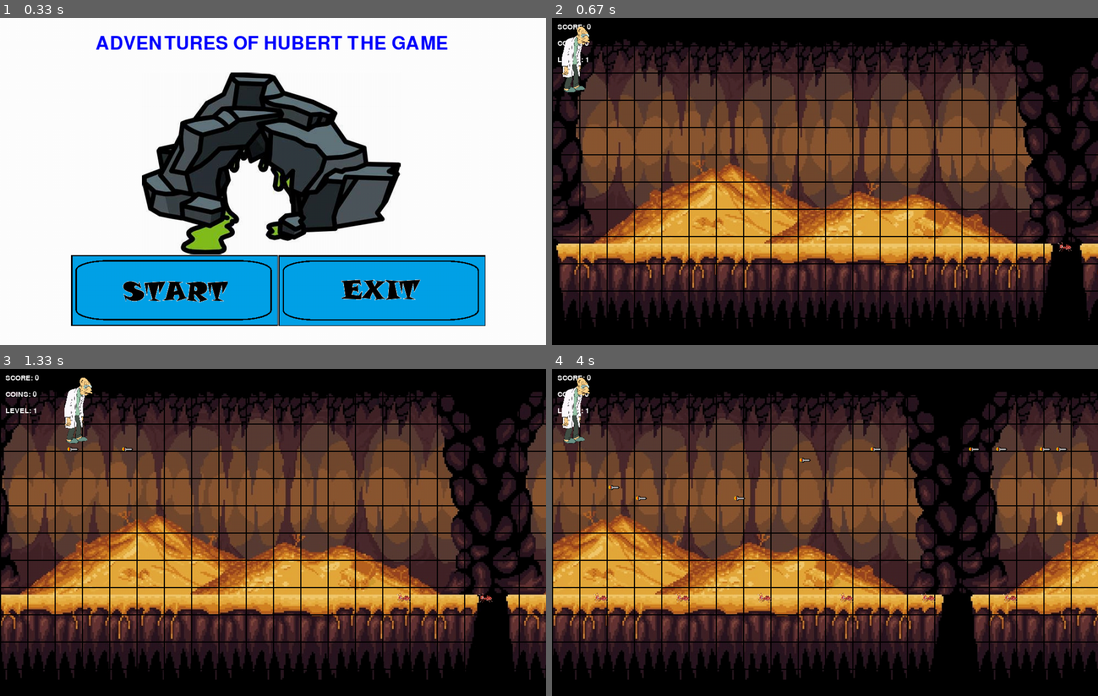
Above: before the commit, frames 1-4 (two rows, left to right).
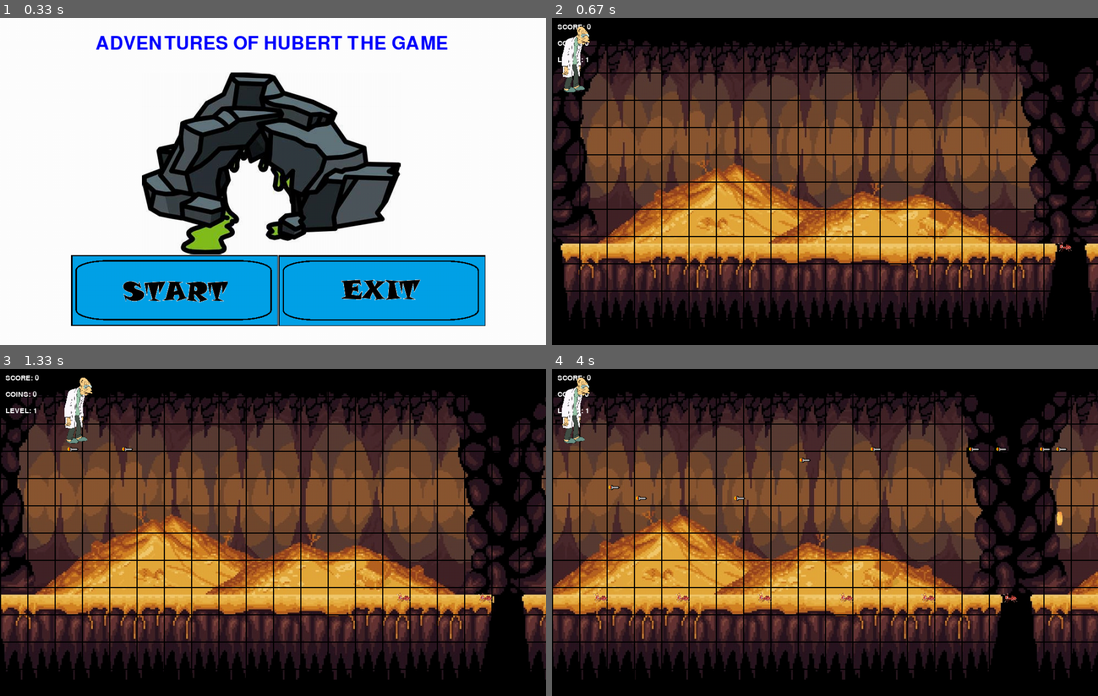
Above: after the commit, the same moments.

Repository: KaneRicketts/HIT-137-Assignment-03
Game: pygame game, started from Pygame game including start, game, and end loops.py
The game is run twice, just before and just after one commit, with the same random seed, the same clock (stepped at 60 frames per second) and the same inputs.
Inputs (mouse positions are in pixels of both pictures, inside the frame that each line leads up to):
- Up to frame 1 (0.33 s): no input
- Up to frame 2 (0.67 s): press the mouse at (726, 289) at 0.37 s; move the mouse to (764, 191) at 0.47 s; release the mouse at (803, 93) at 0.6 s
- Up to frame 3 (1.33 s): tap Space at 0.67, 1.07 s; hold Right from 1 s (still down)
- Up to frame 4 (4 s): tap Space at 1.37, 1.57, 1.9, 2.2, 2.4, 2.7, 2.97, 3.3, 3.6, 3.73 s; release Right at 1.47 s; hold Up 1.5-1.8 s; hold Right 1.83-2.3 s; hold Left 2.33-2.87 s; hold Down 2.9-3.2 s; hold Left 3.23-3.63 s; hold Up from 3.67 s (still down)

Frame 1 is identical in both runs. In frame 2, 23% of the frame differs, in the area x 0-100%, y 6-95%; in frame 3, 30%; in frame 4, 41%.

Commit message:
Boss Update level

Diff:
--- a/Pygame game including start, game, and end loops.py
+++ b/Pygame game including start, game, and end loops.py
@@ -4,13 +4,13 @@
 import random
 import time
 
-pygame.init()       # This initialises all the imported pygame modules.
+pygame.init()       # This initializes all the imported pygame modules.
 
 # To ensure we can replay the game, we insert everything into a function.
 # When RESTART is clicked, we just call the function.
 
 def play():
-    # Initialising colour variables for common colours.
+    # Initializing color variables for common colors.
 
     RED   = (255, 0, 0)
     PINK = (255, 20, 147)
@@ -33,15 +33,14 @@
     screen_width = 1000
     screen_height = 600
     window = pygame.display.set_mode((screen_width, screen_height))
-
     # Setting a caption name.
     pygame.display.set_caption("The Adventures of Hubert")
 
-    # Initialising fonts for text.
+    # Initializing fonts for text.
     font = pygame.font.SysFont("8514oem", 20)
     font_large = pygame.font.SysFont("8514oem", 50)
 
-    # Initialise other variables.
+    # Initialize other variables.
     # Setting up a clock (FPS)
     clock = pygame.time.Clock()     # The function to use our variable to set FPS.
     frames_per_sec = 60        # The FPS we want the game to run at.
@@ -51,7 +50,7 @@
     coin_score = 0          # To keep score of collected coins
     current_level = 1       # To keep track of the current level
 
-    # Initialising Images
+    # Initializing Images
     # Button images
     start_button_img = pygame.image.load("START.png").convert_alpha()
     exit_button_img = pygame.image.load("EXIT.png").convert_alpha()
@@ -72,8 +71,6 @@
     level2_background_image = pygame.image.load(r'C:\Users\kaner\Documents\GitHub\HIT-137-Assignment-03\large-deserted-cave-with-carved-entrance_1311536-6268.jpg').convert_alpha()
     level2_background_image = pygame.transform.scale(level2_background_image, (screen_width, screen_height))
 
-
-
     # Game-Over Background
     end_background_image = pygame.image.load("spiders.jpg").convert_alpha()
     end_rect = end_background_image.get_rect()
@@ -81,7 +78,6 @@
     bye_img = font_large.render("See you next time", True, PURPLE)
     game_over_image = font_large.render("...GAME OVER...", True, BLUE)
     game_start_image = font_large.render("ADVENTURES OF HUBERT THE GAME", True, BLUE)
-
 
     # Load coin animation
     coin_scale = 0.4  # make the coin smaller or larger
@@ -106,6 +102,38 @@
         pygame.transform.scale(pygame.image.load(r'C:\Users\kaner\Documents\GitHub\HIT-137-Assignment-03\bat_7.png'), (int(100*bat_scale), int(50*bat_scale))),
         pygame.transform.scale(pygame.image.load(r'C:\Users\kaner\Documents\GitHub\HIT-137-Assignment-03\bat_8.png'), (int(100*bat_scale), int(50*bat_scale)))
     ]
+
+ # Boss Spider Images
+
+    # Spider Down images
+    spider_down_images = [
+        pygame.image.load(r'C:\Users\kaner\Documents\GitHub\HIT-137-Assignment-03\Spider_Down_1.png').convert_alpha(),
+        pygame.image.load(r'C:\Users\kaner\Documents\GitHub\HIT-137-Assignment-03\Spider_Down_2.png').convert_alpha(),
+        pygame.image.load(r'C:\Users\kaner\Documents\GitHub\HIT-137-Assignment-03\Spider_Down_3.png').convert_alpha(),
+        pygame.image.load(r'C:\Users\kaner\Documents\GitHub\HIT-137-Assignment-03\Spider_Down_4.png').convert_alpha(),
+        pygame.image.load(r'C:\Users\kaner\Documents\GitHub\HIT-137-Assignment-03\Spider_Down_5.png').convert_alpha(),
+        pygame.image.load(r'C:\Users\kaner\Documents\GitHub\HIT-137-Assignment-03\Spider_Down_6.png').convert_alpha(),
+    ]
+
+    # Spider Left images
+    spider_left_images = [
+        pygame.image.load(r'C:\Users\kaner\Documents\GitHub\HIT-137-Assignment-03\Spider_Left_1.png').convert_alpha(),
+        pygame.image.load(r'C:\Users\kaner\Documents\GitHub\HIT-137-Assignment-03\Spider_Left_2.png').convert_alpha(),
+        pygame.image.load(r'C:\Users\kaner\Documents\GitHub\HIT-137-Assignment-03\Spider_Left_3.png').convert_alpha(),
+        pygame.image.load(r'C:\Users\kaner\Documents\GitHub\HIT-137-Assignment-03\Spider_Left_4.png').convert_alpha(),
+        pygame.image.load(r'C:\Users\kaner\Documents\GitHub\HIT-137-Assignment-03\Spider_Left_5.png').convert_alpha(),
+        pygame.image.load(r'C:\Users\kaner\Documents\GitHub\HIT-137-Assignment-03\Spider_Left_6.png').convert_alpha(),
+    ]
+
+    # Boss shooting images
+    boss_shoot_images = [
+        pygame.image.load(r'C:\Users\kaner\Documents\GitHub\HIT-137-Assignment-03\Bossshoot1.png').convert_alpha(),
+        pygame.image.load(r'C:\Users\kaner\Documents\GitHub\HIT-137-Assignment-03\Bossshoot2.png').convert_alpha(),
+        pygame.image.load(r'C:\Users\kaner\Documents\GitHub\HIT-137-Assignment-03\Bossshoot3.png').convert_alpha(),
+        pygame.image.load(r'C:\Users\kaner\Documents\GitHub\HIT-137-Assignment-03\Bossshoot4.png').convert_alpha(),
+    ]
+
+
 
     # Drawing a grid on window for later.
     grid_size = 50     # Tile size for 'square' grid overlay.
@@ -170,12 +198,12 @@
     class Player(pygame.sprite.Sprite):
         def __init__(self, health, scale):
             super(Player, self).__init__()
-            self.surf = pygame.image.load("hubert.png").convert_alpha()
-            self.surf.set_colorkey(WHITE)
-            width = self.surf.get_width()
-            height = self.surf.get_height()
-            self.surf = pygame.transform.scale(self.surf, ((int(width * scale)), (int(height * scale))))
-            self.rect = self.surf.get_rect()
+            self.image = pygame.image.load("hubert.png").convert_alpha()
+            self.image.set_colorkey(WHITE)
+            width = self.image.get_width()
+            height = self.image.get_height()
+            self.image = pygame.transform.scale(self.image, ((int(width * scale)), (int(height * scale))))
+            self.rect = self.image.get_rect()
             self.missiles = []
             self.health = health
 
@@ -226,9 +254,9 @@
             super(Enemy, self).__init__()
             width = image.get_width()
             height = image.get_height()
-            self.surf = pygame.transform.scale(image, ((int(width * scale)), (int(height * scale))))
-            self.surf.set_colorkey(WHITE)
-            self.rect = self.surf.get_rect()
+            self.image = pygame.transform.scale(image, ((int(width * scale)), (int(height * scale))))
+            self.image.set_colorkey(WHITE)
+            self.rect = self.image.get_rect()
             self.rect.center = (x, y)
             self.speed = speed
 
@@ -244,9 +272,9 @@
             missile_img_copy = missile_img.copy()
             # pygame.transform.flip() will flip the image
             missile_img_with_flip = pygame.transform.flip(missile_img_copy, True, False)
-            self.surf = missile_img_with_flip.convert_alpha()
-            self.surf.set_colorkey(WHITE)
-            self.rect = self.surf.get_rect(center = (x, y))
+            self.image = missile_img_with_flip.convert_alpha()
+            self.image.set_colorkey(WHITE)
+            self.rect = self.image.get_rect(center = (x, y))
 
         def update(self):
             self.rect.move_ip(5, 0)
@@ -259,15 +287,15 @@
             super(Coin, self).__init__()
             self.images = walkCoin
             self.index = 0
-            self.surf = self.images[self.index]
-            self.rect = self.surf.get_rect(center=(x, y))
             self.animation_speed = 0.2
+            self.image = self.images[int(self.index)]
+            self.rect = self.image.get_rect(center=(x, y))
 
         def update(self):
             self.index += self.animation_speed
             if self.index >= len(self.images):
                 self.index = 0
-            self.surf = self.images[int(self.index)]
+            self.image = self.images[int(self.index)]
             self.rect.move_ip(-2, 0)
             if self.rect.right < 0:
                 self.kill()
@@ -279,20 +307,126 @@
             self.images = bat_images
             self.index = 0
             self.animation_speed = 0.2
-            self.surf = self.images[self.index]
-            self.rect = self.surf.get_rect(center=(x, y))
+            self.image = self.images[int(self.index)]
+            self.rect = self.image.get_rect(center=(x, y))
             self.speed = 5
 
         def update(self):
             self.index += self.animation_speed
             if self.index >= len(self.images):
                 self.index = 0
-            self.surf = self.images[int(self.index)]
+            self.image = self.images[int(self.index)]
             self.rect.move_ip(-self.speed, 0)
             if self.rect.right < 0:
                 self.kill()
 
-    # Initialise instances of class objects.
+
+    # Boss Spider class
+    class BossSpider(pygame.sprite.Sprite):
+        def __init__(self, health, speed, scale):
+            super(BossSpider, self).__init__()
+            # Load images for different directions
+            self.images_down = [pygame.transform.scale(img, (int(img.get_width() * scale), int(img.get_height() * scale))) for img in spider_down_images]
+            self.images_left = [pygame.transform.scale(img, (int(img.get_width() * scale), int(img.get_height() * scale))) for img in spider_left_images]
+
+            self.images = self.images_down
+            self.index = 0
+            self.animation_speed = 0.2
+            self.image = self.images[int(self.index)]
+            self.rect = self.image.get_rect()
+            self.rect.center = (screen_width - 100, screen_height // 2)  # Start at right side of screen
+            self.speed = speed  # Adjust the speed of the boss spider here
+            self.health = health  # Adjust the health of the boss spider here
+            self.direction = random.choice(['up', 'down', 'left', 'right'])
+            self.last_shot = pygame.time.get_ticks()
+            self.shoot_cooldown = 5000  # Boss shoots every 5 seconds
+            self.move_timer = pygame.time.get_ticks()
+            self.move_delay = 1000  # Change direction every 1 second
+
+        def update(self):
+
+            self.index += self.animation_speed
+            if self.index >= len(self.images):
+                self.index = 0
+            self.image = self.images[int(self.index)]
+
+            # Random movement
+            current_time = pygame.time.get_ticks()
+            if current_time - self.move_timer > self.move_delay:
+                self.direction = random.choice(['up', 'down', 'left', 'right'])
+                self.move_timer = current_time
+
+            if self.direction == 'up':
+                self.rect.y -= self.speed
+                self.images = self.images_down  #
+            elif self.direction == 'down':
+                self.rect.y += self.speed
+                self.images = self.images_down
+            elif self.direction == 'left':
+                self.rect.x -= self.speed
+                self.images = self.images_left
+            elif self.direction == 'right':
+                self.rect.x += self.speed
+                self.images = self.images_left  #
+
+            # Ensure the boss stays within the right-hand side of the screen
+            if self.rect.left < screen_width // 2:
+                self.rect.left = screen_width // 2
+            if self.rect.right > screen_width:
+                self.rect.right = screen_width
+            if self.rect.top < 0:
+                self.rect.top = 0
+            if self.rect.bottom > screen_height:
+                self.rect.bottom = screen_height
+
+            # Shooting
+            if current_time - self.last_shot > self.shoot_cooldown:
+                self.shoot()
+                self.last_shot = current_time
+
+        def shoot(self):
+            boss_bullet = BossBullet(self.rect.centerx, self.rect.centery)
+            all_sprites.add(boss_bullet)
+            boss_bullets.add(boss_bullet)
+
+        def draw_health(self, surf):
+            # health bar above the boss
+            health_rect = pygame.Rect(0, 0, 150, 10)  # Adjust the size of the health bar here
+            health_rect.midbottom = self.rect.centerx, self.rect.top - 5
+            max_health = 100  # Note: Adjust the max health of the boss spider here
+            self.health_bar(surf, health_rect.topleft, health_rect.size, BLACK, RED, GREEN, self.health / max_health)
+
+        def health_bar(self, surface, position, size, border_colour, background_colour, health_colour, remaining_health):
+            pygame.draw.rect(surface, background_colour, (*position, *size))
+            pygame.draw.rect(surface, border_colour, (*position, *size), 1)
+            inner_position = (position[0] + 1, position[1] + 1)
+            inner_rect = ((size[0] - 2) * remaining_health, size[1] - 2)
+            rect = (round(inner_position[0]), round(inner_position[1]), round(inner_rect[0]), round(inner_rect[1]))
+            pygame.draw.rect(surface, health_colour, rect)
+
+    # Boss bullet
+    class BossBullet(pygame.sprite.Sprite):
+        def __init__(self, x, y):
+            super(BossBullet, self).__init__()
+            # Load bullet images and animate them
+            # Adjust bullet size here
+            self.images = [pygame.transform.scale(img, (20, 20)) for img in boss_shoot_images]
+            self.index = 0
+            self.animation_speed = 0.1
+            self.image = self.images[int(self.index)]
+            self.rect = self.image.get_rect(center=(x, y))
+            self.speed = 5  # Adjust bullet speed here
+
+        def update(self):
+            self.index += self.animation_speed
+            if self.index >= len(self.images):
+                self.index = 0
+            self.image = self.images[int(self.index)]
+            # Move towards the player
+            self.rect.x -= self.speed
+            if self.rect.right < 0:
+                self.kill()
+
 
     player1 = Player(health = 100, scale = .2)
     ant_enemy = Enemy(ant_image, .1, 5, 990, 420)
@@ -309,6 +443,12 @@
     bats = pygame.sprite.Group()
     all_sprites = pygame.sprite.Group()
     all_sprites.add(player1)
+
+
+    boss_bullets = pygame.sprite.Group()
+    boss_group = pygame.sprite.Group()
+
+
 
     # Define user events.
 
@@ -369,30 +509,20 @@
         clock.tick(frames_per_sec)
         window.fill(BLACK)
 
-        # Update and render background.
-        for i in range(0, tiles):
-            window.blit(background_image, (i * background_width + moving_speed, 30))
-
-        moving_speed -= .5
-
-        if abs(moving_speed) > background_width:
-            moving_speed = 0
-
-
-                 # Update background based on level.
+        # Update background based on level.
         if current_level == 1:
-            background_image = background_image
             for i in range(0, tiles):
                 window.blit(background_image, (i * background_width + moving_speed, 30))
+            moving_speed -= .5
+            if abs(moving_speed) > background_width:
+                moving_speed = 0
 
         elif current_level == 2:
-            background_image = level2_background_image
-            window.blit(background_image, (0, 0))  # No need for tiling if the image fits the screen
-
-        moving_speed -= .5
-
-        if abs(moving_speed) > background_width:
-            moving_speed = 0
+            window.blit(level2_background_image, (0, 0))  # No need for tiling if the image fits the screen
+
+        elif current_level == 3:
+            window.fill(BLACK)  # Level 3 background is black for now we can change that later
+
 
 
         # Draw the grid over the screen.
@@ -417,14 +547,14 @@
                     player1.shoot()
 
             # Is the time right for a new enemy.
-            elif event.type == add_enemy:
+            elif event.type == add_enemy and current_level < 3:
                 # Create the new enemy every 500 milliseconds, and add it to our sprite groups.
                 ant_enemy = Enemy(ant_image, .1, 5, 990, 420)
                 enemies.add(ant_enemy)
                 all_sprites.add(ant_enemy)
 
             # Is the time right for a new coin.
-            elif event.type == add_coin:
+            elif event.type == add_coin and current_level < 3:
                 # Create a new coin every 3000 milliseconds.
                 x = random.randint(screen_width + 50, screen_width + 100)
                 y = random.randint(50, 350)
@@ -433,7 +563,7 @@
                 all_sprites.add(coin)
 
             # Is the time right for a new bat.
-            elif event.type == add_bat:
+            elif event.type == add_bat and current_level < 3:
                 # Only spawn a bat if there isn't one already
                 if len(bats) == 0:
                     x = screen_width + 50
@@ -449,6 +579,7 @@
         enemies.update()
         coins.update()
         bats.update()
+        boss_bullets.update()
 
         # Add a Scorecard/healthbar/etc here
         player1.draw_health(window)
@@ -461,9 +592,31 @@
         level_display = font.render(f"LEVEL: {current_level}", True, WHITE)
         window.blit(level_display, (10,70))
 
+
+        # Level progression condition
+        if collisions >= 10 and current_level == 1:
+            current_level = 2
+
+        elif collisions >= 20 and current_level == 2:
+            current_level = 3
+            # Initialize the boss spider
+            boss_spider = BossSpider(health=100, speed=3, scale=0.5)  # Adjust speed and scale here
+            all_sprites.add(boss_spider)
+            boss_group.add(boss_spider)
+
+
         # Draw all our sprites
         for entity in all_sprites:
-            window.blit(entity.surf, entity.rect)
+            window.blit(entity.image, entity.rect)
+
+
+
+        if current_level == 3:
+            boss_group.update()
+            boss_spider.draw_health(window)
+            boss_bullets.draw(window)
+
+
 
         for missile in player1.missiles:
             missile.update()
@@ -481,10 +634,19 @@
                 player1.missiles.remove(missile)
                 collisions += 1
 
-                    # Level progression condition
-            if collisions >= 10 and current_level == 1:
-                    current_level = 2
-
+
+
+            # Check for collision between missiles and boss spider
+            if current_level == 3:
+                if pygame.sprite.spritecollide(missile, boss_group, dokill=False):
+                    missile.kill()
+                    missiles.remove(missile)
+                    player1.missiles.remove(missile)
+                    boss_spider.health -= 5  # Adjust damage to boss spider here
+                    if boss_spider.health <= 0:
+                        boss_spider.kill()
+                        # Player wins, you can add a win screen or message
+                        running = False
 
 
 
@@ -496,6 +658,14 @@
         # Check if any bats have collided with the player
         if pygame.sprite.spritecollide(player1, bats, dokill = True):
             player1.health -= 1  # Bat causes 1 damage
+
+
+
+        # Check if any boss bullets have collided with the player
+        if pygame.sprite.spritecollide(player1, boss_bullets, dokill=True):
+            # If so, subtract health.
+            player1.health -= 10  # Adjust damage from boss bullet here
+
 
         # Check if any coins have been collected by the player
         coins_collected = pygame.sprite.spritecollide(player1, coins, dokill = True)
